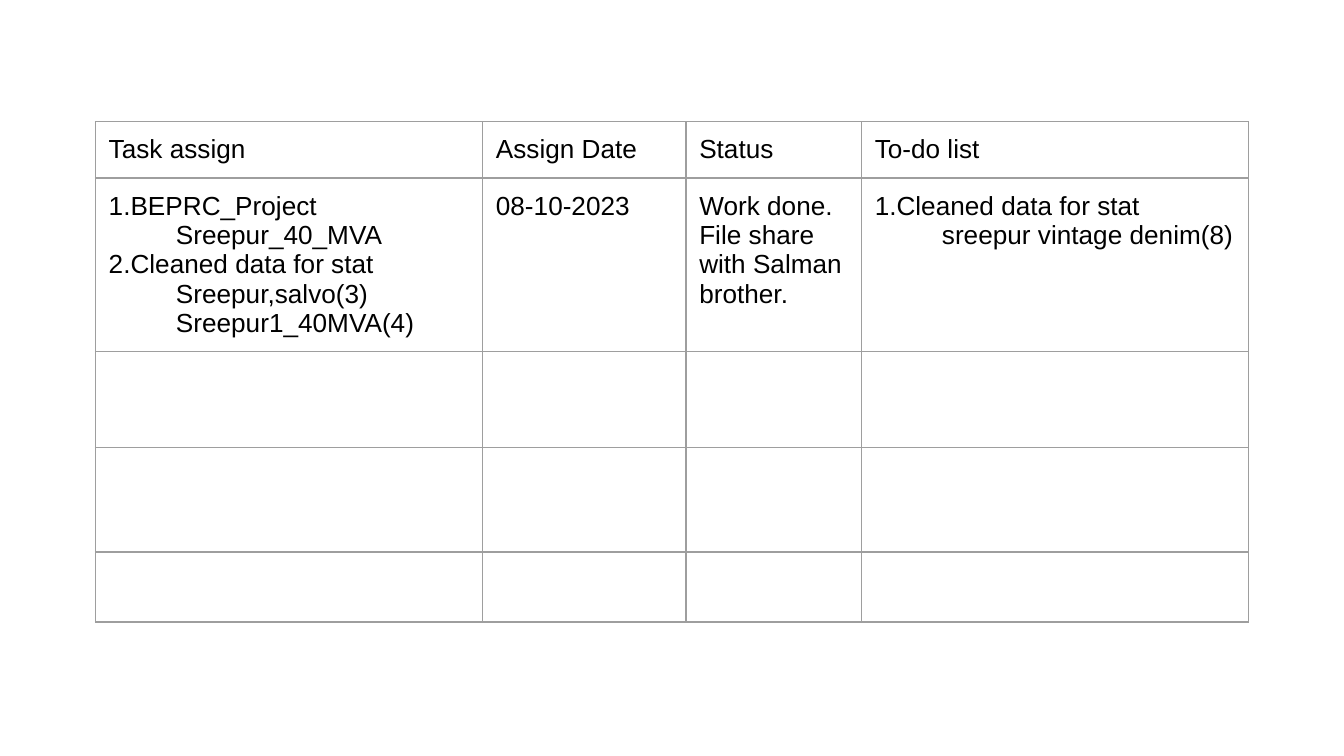
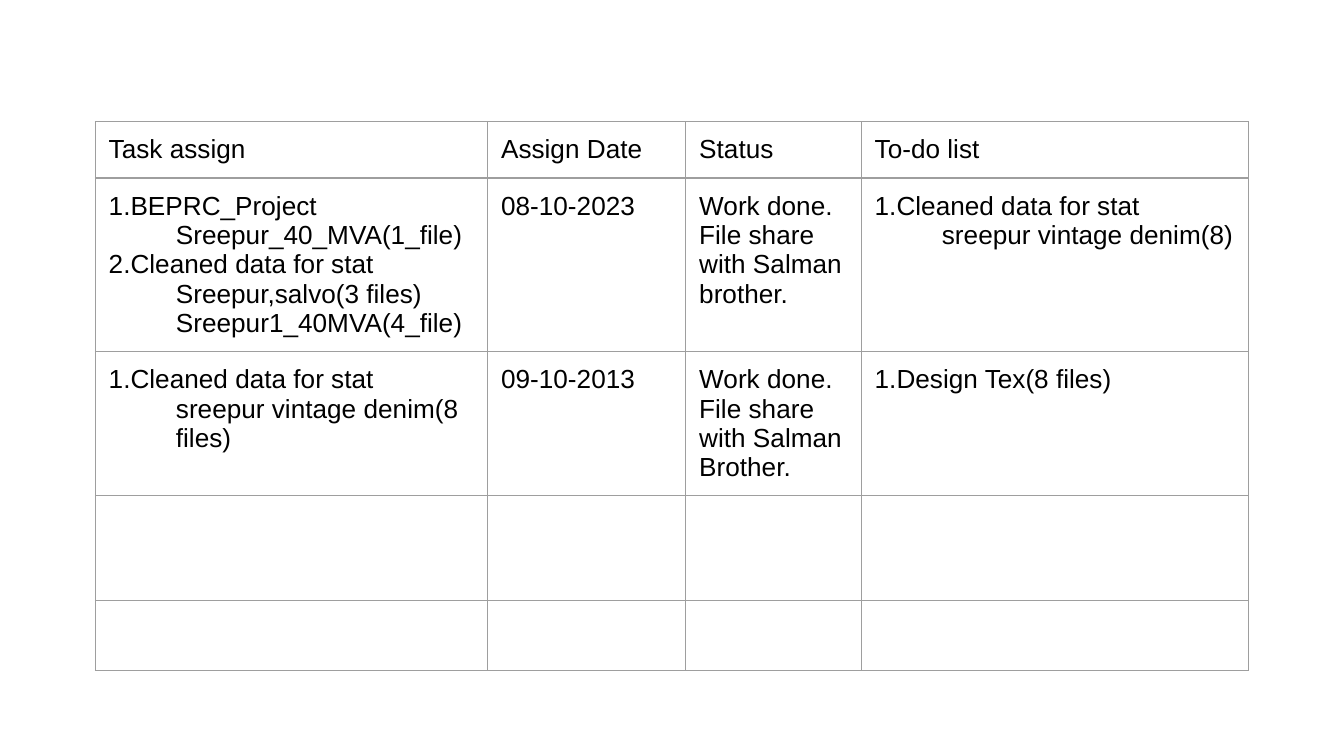
Before and after one commit to Mamunjsr24/Progress_report, a slide deck: slide 2 of Office_progress_report.pptx. Drawn at 1344x756 pixels with LibreOffice and Linux fonts; fonts in the diff are those of the drawing. Boxes give left, top, right and bottom in pixels: in the first picture for what was removed or moved away, otherwise in the second. Text is boxed around its words. In the diff, an @@ line names an element or a change of style, - is before the commit and + after.

Commit message:
update_office_progress_report

```diff
--- a/Office_progress_report.pptx
+++ b/Office_progress_report.pptx
@@ table at [95,122,1249,691] @@
-row 2: 1.BEPRC_Project / Sreepur_40_MVA / 2.Cleaned data for stat / Sreepur,salvo(3) / Sreepur1_40MVA(4) | 08-10-2023 | Work done. / File share with Salman / brother. | 1.Cleaned data for stat / sreepur vintage denim(8)
+row 2: 1.BEPRC_Project / Sreepur_40_MVA(1_file) / 2.Cleaned data for stat / Sreepur,salvo(3 files) / Sreepur1_40MVA(4_file) | 08-10-2023 | Work done. / File share with Salman / brother. | 1.Cleaned data for stat / sreepur vintage denim(8)
+row 3: 1.Cleaned data for stat / sreepur vintage denim(8 files) | 09-10-2013 | Work done. / File share with Salman / Brother. | 1.Design Tex(8 files)
-row 5:  |  |  | 
```
